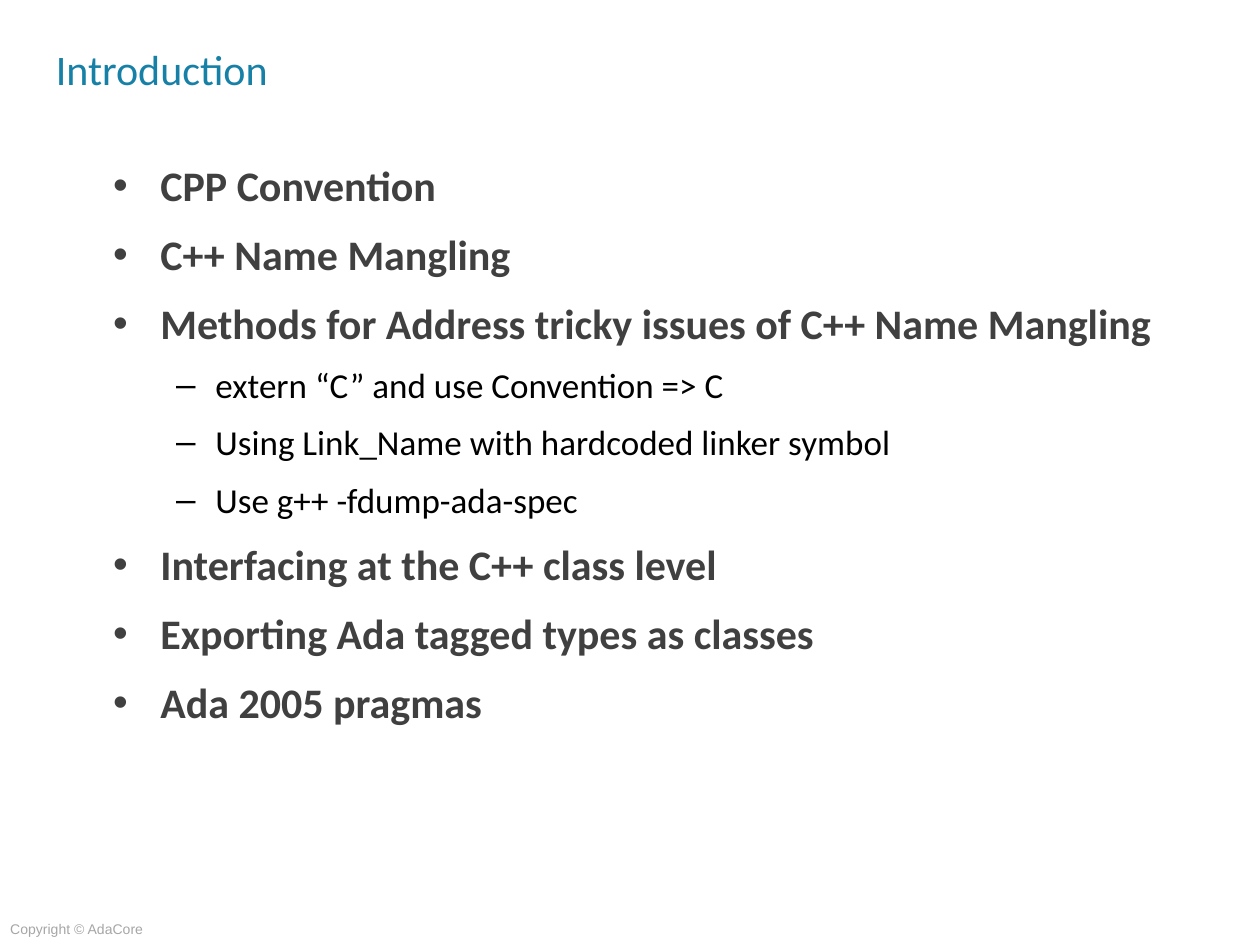
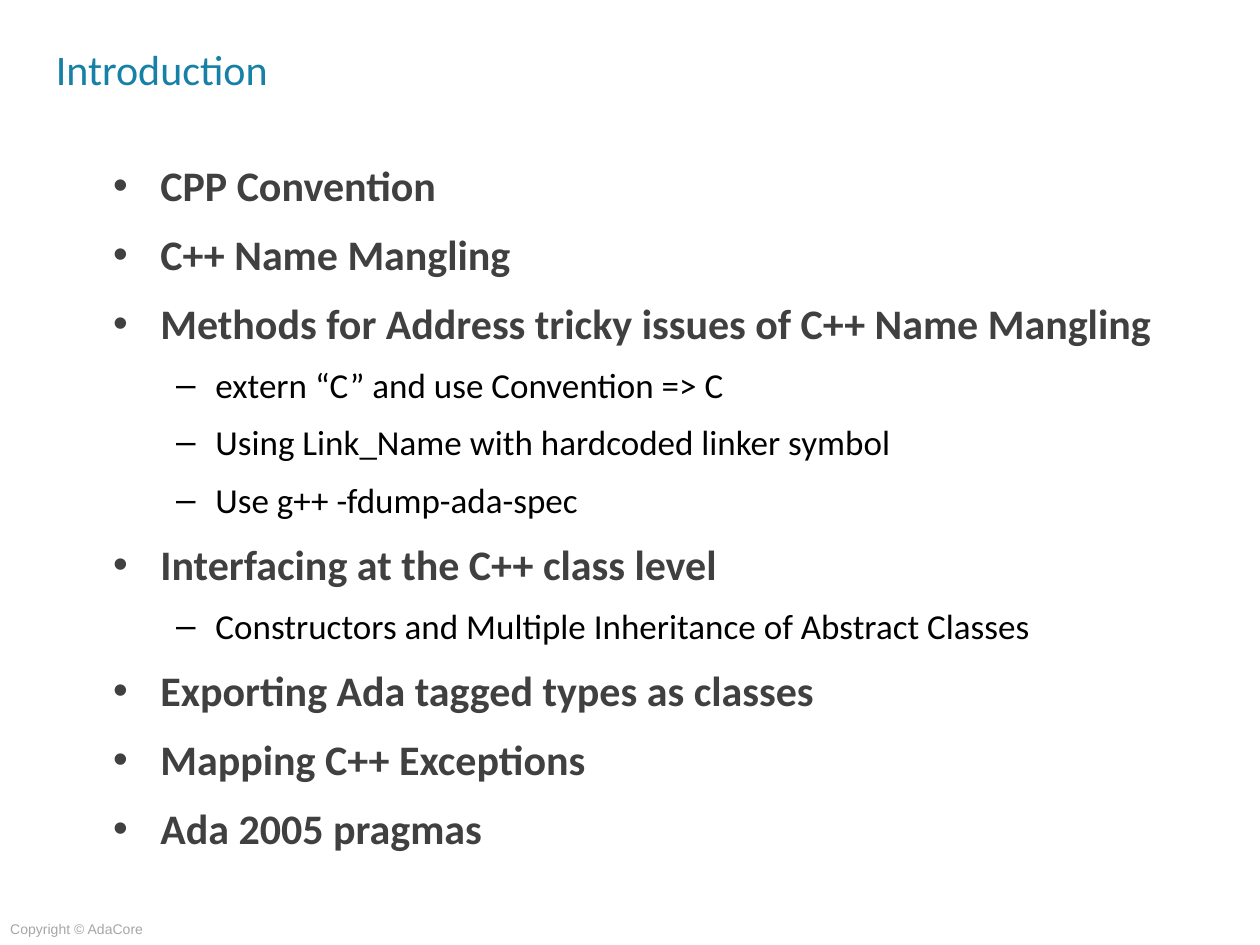
Before and after one commit to AdaCoreU/Courses, a slide deck: slide 2 of lectures/04_Mixed_Language_Programming_In_Ada/03_Ada_and_C++/Slides/03_Ada_and_C++.pptx. Drawn at 1260x945 pixels with LibreOffice and Linux fonts; fonts in the diff are those of the drawing; background and template pictures are left out. Boxes give left, top, right and bottom in pixels: in the first picture for what was removed or moved away, otherwise in the second. Text is boxed around its words. In the diff, an @@ line names an element or a change of style, - is before the commit and + after.

```diff
--- a/lectures/04_Mixed_Language_Programming_In_Ada/03_Ada_and_C++/Slides/03_Ada_and_C++.pptx
+++ b/lectures/04_Mixed_Language_Programming_In_Ada/03_Ada_and_C++/Slides/03_Ada_and_C++.pptx
@@ text at (x1=215, y1=614, x2=1029, y2=645): paragraph added @@
+  – Constructors and Multiple Inheritance of Abstract Classes
@@ text at (x1=160, y1=745, x2=585, y2=782): paragraph added @@
+• Mapping C++ Exceptions
```
Also in this commit, not shown: 1 other slide changed, 3 slides added.
